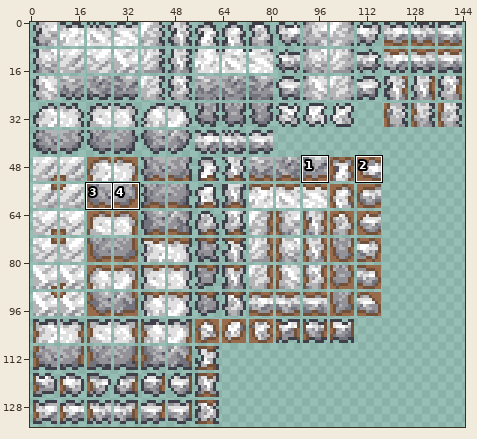
Sprite sheet -- Content/Tiles/Regolith.png. Above, an overview of the earlier version with the close-up marked.
Close-up. As it was:
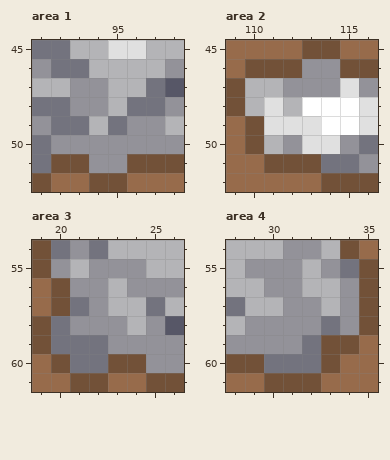
The file is 288x270 pixels, drawn in blocks of 2x2; one block is one cell here. Colours within 5 levels of each other are drawn and written as one. Shown: area 1: x 91..98, y 45..52; area 2: x 109..116, y 45..52; area 3: x 19..26, y 54..61; area 4: x 28..35, y 54..61. The old version is drawn lined up with the new one, on the new canvas. The commit also changed other parts of the picture, which this record leaves out.
The result:
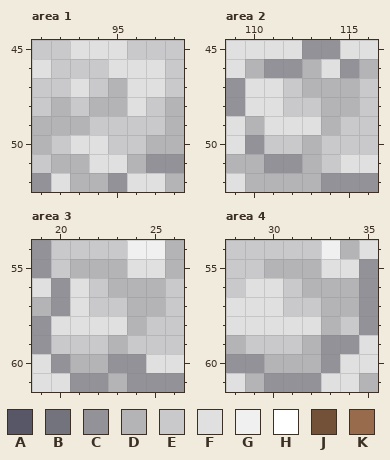
Palette (. is transparent): A #575767  B #73737e  C #939299  D #b4b4b7  E #c9c9cc  F #e0e0e0  G #f0f0f0  H #ffffff  J #725138  K #976b4b
Diff:
canvas 144x135 -> 145x135, the old top-left corner now at 1,0
--- area 1
@@ x 91..98 @@
-45 BBDDFFDD
-46 CBBDDDDC
-47 DDCCDDBA
-48 BBCCDBBC
-49 CBBDBCCD
-50 BCCCCCCC
-51 BJJCCJJJ
-52 JKKJJKKK
+45 EEFFFEEE
+46 FEEEFFFE
+47 EEFEDFFE
+48 EDEDDFED
+49 DDDEEEED
+50 DEFFEEDD
+51 EDDFFDCC
+52 CFDDCFFD
--- area 2
@@ x 109..116 @@
-45 KKKKJJKK
-46 KJJJCCJJ
-47 JDDCCCFC
-48 JDFDHHHF
-49 KJFFFHHF
-50 KJDCFFCB
-51 KKJJJBBC
-52 KKKKKJJJ
+45 FFFFCCFF
+46 FDCCDFCD
+47 CFFEDDDE
+48 CFFEEDDE
+49 FDFFFDEE
+50 FCEEDEEE
+51 DDCCDEFF
+52 FDDDDCCC
--- area 3
@@ x 19..26 @@
-54 JBCBDDDD
-55 JCDCCCDD
-56 KJCCDCCC
-57 KJBCDDBD
-58 JBCCCDCA
-59 JBBBCCCC
-60 KJBBJJCC
-61 KKJJKKJJ
+54 CEEEEGGD
+55 CEDDDFFD
+56 FCFEDDDE
+57 DCFEEDDE
+58 CFFFFDEE
+59 CEEEDEEE
+60 FCDDCCFF
+61 FFCCDCCC
--- area 4
@@ x 28..35 @@
-54 DDDCCDJK
-55 DCCCDCBJ
-56 DDCCDDCJ
-57 BDDCCDCJ
-58 DCCCCBCJ
-59 CCCCBJJK
-60 JJBBBJKK
-61 KKJJJKKK
+54 EEEEEGDF
+55 EEDDDFFC
+56 EFFEDDDC
+57 FFFEEDDC
+58 FFFFFDEC
+59 DEEEDCCF
+60 CCDDDCFF
+61 FDCCCFFD
Changed places in both close-ups, as pixel boxes (x1, y1, x2, y2):
changed: (32, 40, 184, 192)
changed: (226, 40, 378, 192)
changed: (32, 240, 184, 392)
changed: (226, 240, 378, 392)
